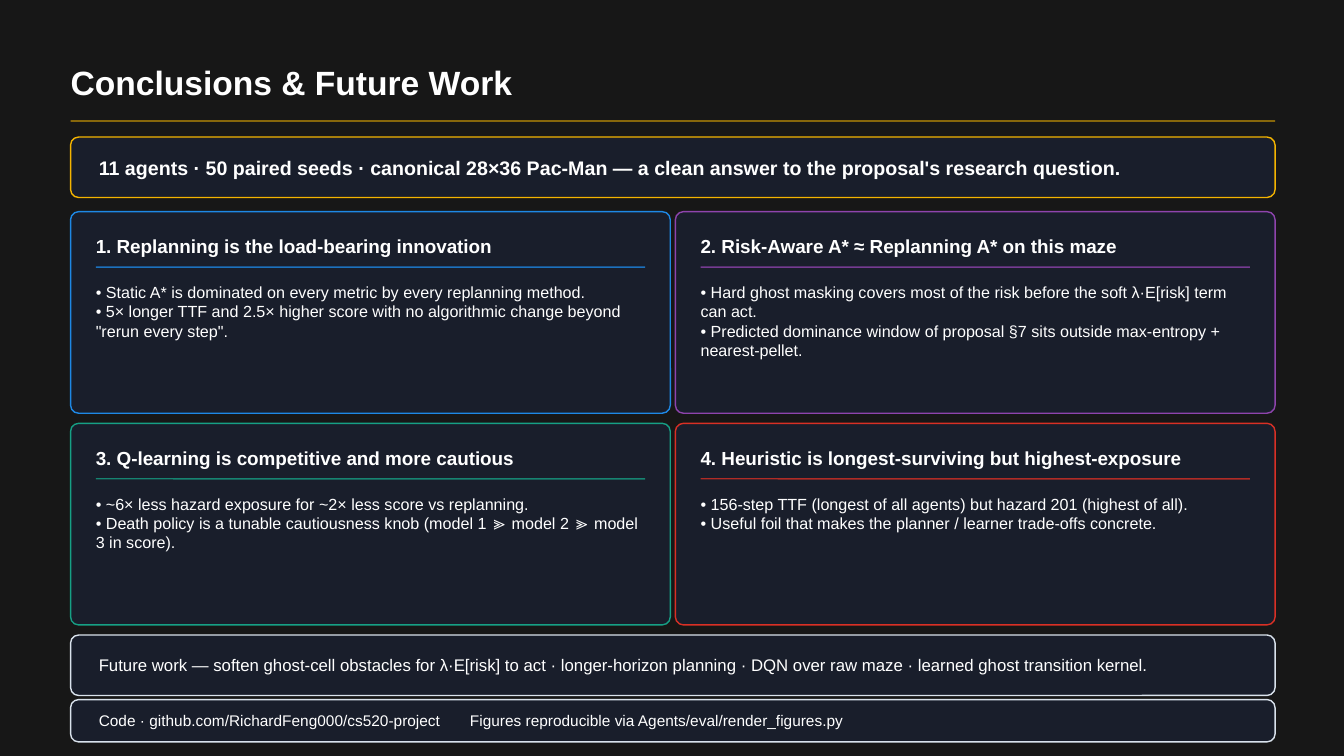
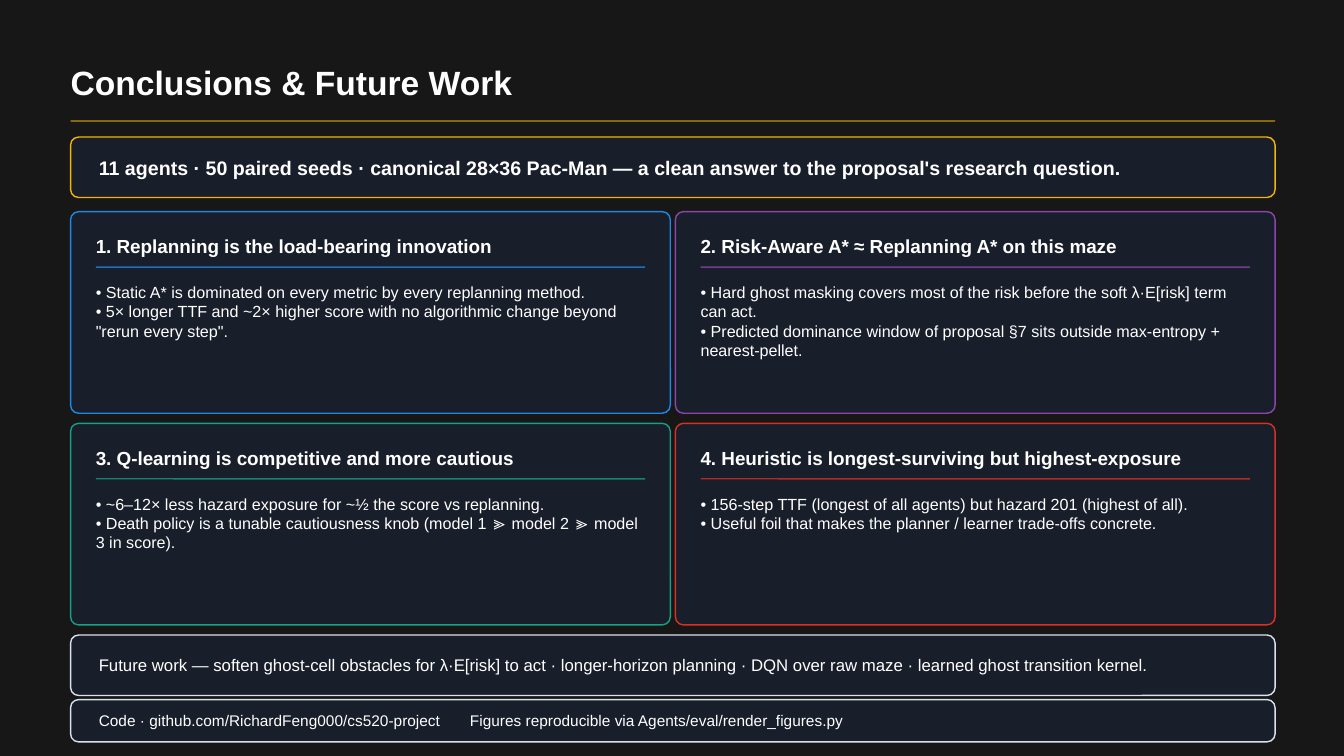
Before and after one commit to RichardFeng000/cs520-project, a slide deck: slide 9 of final_ppt/pacman_rl_final.pptx. Drawn at 1344x756 pixels with LibreOffice and Linux fonts; fonts in the diff are those of the drawing; background and template pictures are left out; a plain dark background stands for a picture behind light text. Boxes give left, top, right and bottom in pixels: in the first picture for what was removed or moved away, otherwise in the second. Text is boxed around its words. In the diff, an @@ line names an element or a change of style, - is before the commit and + after.

Commit message:
refresh final deck with notebook figures and updated stats
- swap fig01/03/05/07 in pacman_rl_final.pptx for the PNGs rendered
  inline by monte_carlo_analysis.ipynb after the per-agent death-policy
  re-eval (n=50, seed=1000)
- update headline numbers in build_ppt.js (mean scores, hazard ratios,
  best run, TTF) to match the new summary_n50_seed1000.json
- check the regenerated notebooks/figures/ PNGs into the repo

```diff
--- a/final_ppt/pacman_rl_final.pptx
+++ b/final_ppt/pacman_rl_final.pptx
@@ text at (96, 305, 617, 340): text changed @@
-• 5× longer TTF and 2.5× higher score with no algorithmic change beyond "rerun every step".
+• 5× longer TTF and ~2× higher score with no algorithmic change beyond "rerun every step".
@@ text at (106, 498, 545, 513): text changed @@
-• ~6× less hazard exposure for ~2× less score vs replanning.
+• ~6–12× less hazard exposure for ~½ the score vs replanning.
```
Also in this commit, not shown: 5 other slides changed, 11 other files.
